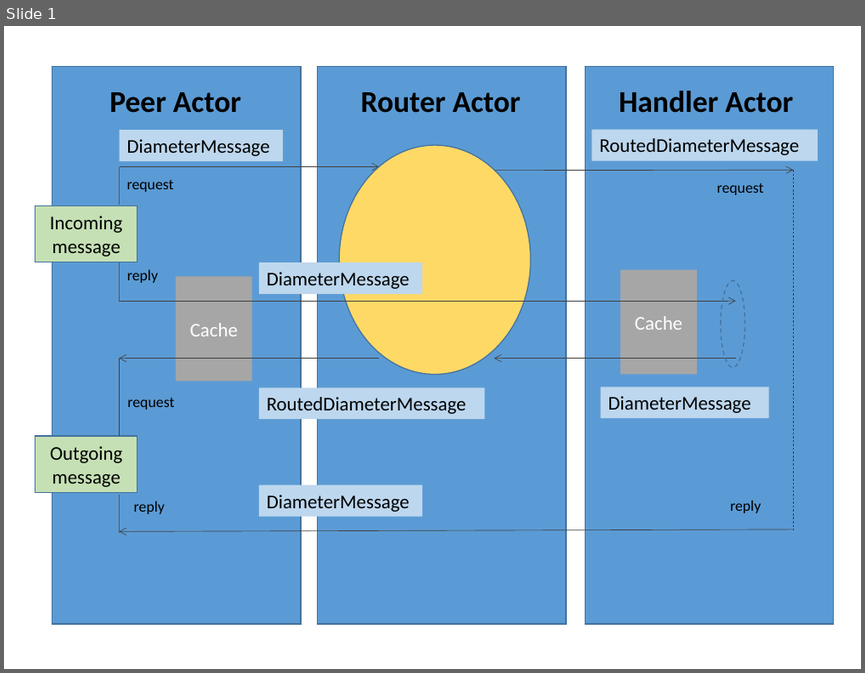
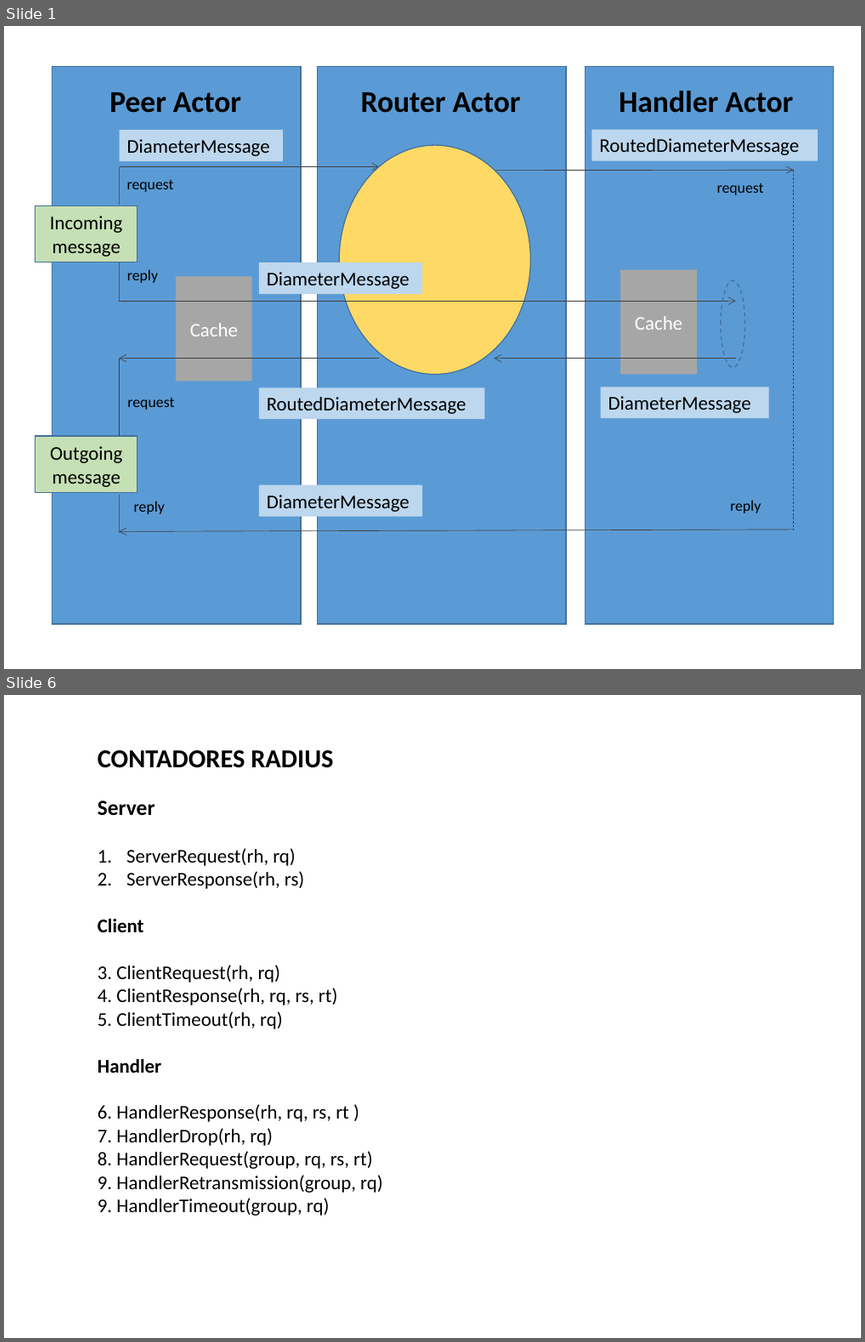
Before and after one commit to francistor/yaas, a slide deck: DiameterServerDesign.pptx. Shown one above the other, each under a label of ours: slide 1 before the commit, slides 1 and 6 after it; the slides between them are not shown. The pictures are 865x673 and 865x1342 pixels, drawn with LibreOffice and Linux fonts; fonts in the diff are those of the drawing. Boxes give left, top, right and bottom in pixels: in the first picture for what was removed or moved away, otherwise in the second. Text is boxed around its words. In the diff, an @@ line names an element or a change of style, - is before the commit and + after.

```diff
--- a/DiameterServerDesign.pptx
+++ b/DiameterServerDesign.pptx
@@ slide 6 added at [4, 695, 861, 1338], background #FFFFFF @@
@@ text added at [98, 750, 333, 768], 24 pt, text #000000, bold @@
+CONTADORES RADIUS
@@ text added at [98, 800, 383, 1215], 18 pt, text #000000 @@
+Server
+1. ServerRequest(rh, rq)
+2. ServerResponse(rh, rs)
+Client
+3. ClientRequest(rh, rq)
+4. ClientResponse(rh, rq, rs, rt)
+5. ClientTimeout(rh, rq)
+Handler
+6. HandlerResponse(rh, rq, rs, rt )
+7. HandlerDrop(rh, rq)
+8. HandlerRequest(group, rq, rs, rt)
+9. HandlerRetransmission(group, rq)
+9. HandlerTimeout(group, rq)
```
Also in this commit, not shown: 1 slide changed, 3 other slides added, 16 other files.
